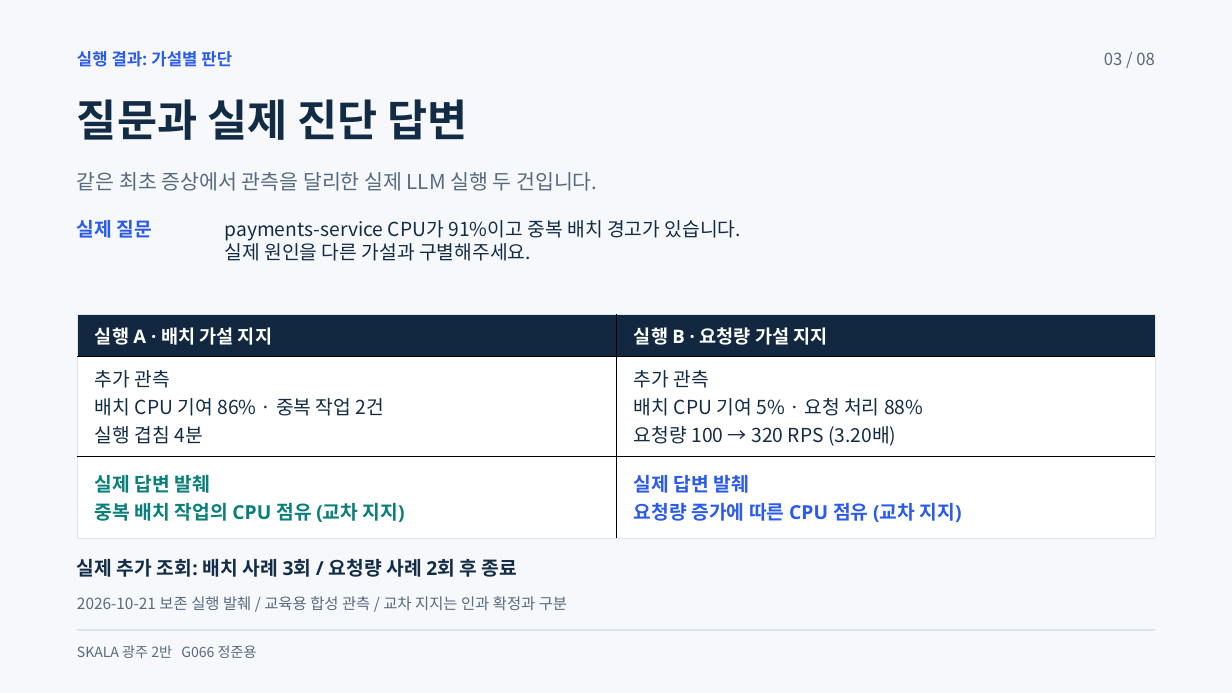
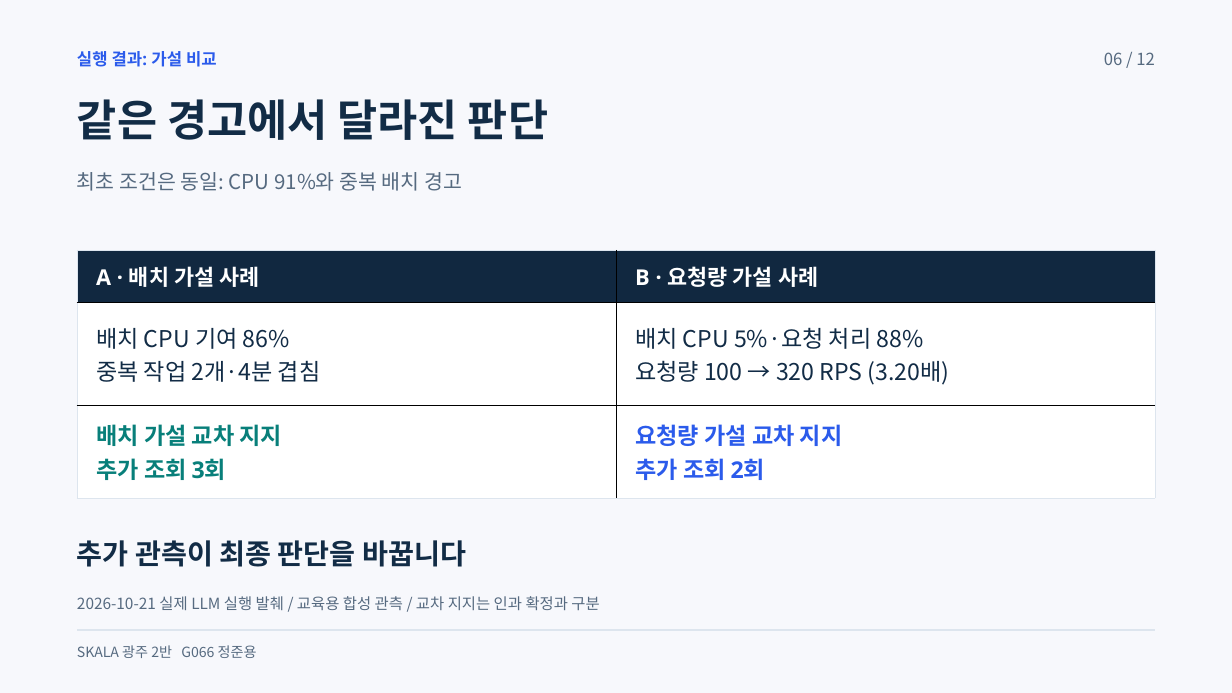
Before and after one commit to beshurl/skala-ai-mini-project, a slide deck: slide 6 of doc/presentation/운영진단_에이전트_5분발표.pptx (slide 3 before the commit). Drawn at 1232x693 pixels with LibreOffice and Linux fonts; fonts in the diff are those of the drawing. Boxes give left, top, right and bottom in pixels: in the first picture for what was removed or moved away, otherwise in the second. Text is boxed around its words. In the diff, an @@ line names an element or a change of style, - is before the commit and + after.

```diff
--- a/doc/presentation/운영진단_에이전트_5분발표.pptx
+++ b/doc/presentation/운영진단_에이전트_5분발표.pptx
@@ text at <box>77,51,217,67</box>: text changed @@
-실행 결과: 가설별 판단
+실행 결과: 가설 비교
@@ text at <box>1104,52,1155,65</box>: text changed @@
-03 / 08
+06 / 12
@@ text at <box>77,99,548,140</box>: text changed @@
-질문과 실제 진단 답변
+같은 경고에서 달라진 판단
@@ text at <box>77,172,462,191</box>: text changed @@
-같은 최초 증상에서 관측을 달리한 실제 LLM 실행 두 건입니다.
+최초 조건은 동일: CPU 91%와 중복 배치 경고
@@ text removed at <box>77,220,152,238</box> @@
-실제 질문
@@ table at <box>77,250,1155,492</box> @@
-row 1, column 1: 실행 A · 배치 가설 지지
+row 1, column 1: A · 배치 가설 사례
-row 1, column 2: 실행 B · 요청량 가설 지지
+row 1, column 2: B · 요청량 가설 사례
-row 2, column 1: 추가 관측 / 배치 CPU 기여 86% · 중복 작업 2건 / 실행 겹침 4분
+row 2, column 1: 배치 CPU 기여 86% / 중복 작업 2개·4분 겹침
-row 2, column 2: 추가 관측 / 배치 CPU 기여 5% · 요청 처리 88% / 요청량 100 → 320 RPS (3.20배)
+row 2, column 2: 배치 CPU 5%·요청 처리 88% / 요청량 100 → 320 RPS (3.20배)
-row 3, column 1: 실제 답변 발췌 / 중복 배치 작업의 CPU 점유 (교차 지지)
+row 3, column 1: 배치 가설 교차 지지 / 추가 조회 3회
-row 3, column 2: 실제 답변 발췌 / 요청량 증가에 따른 CPU 점유 (교차 지지)
+row 3, column 2: 요청량 가설 교차 지지 / 추가 조회 2회
@@ table: place and size @@
-table at <box>77,314,1155,535</box>
+table at <box>77,250,1155,492</box>
@@ text at <box>77,540,466,567</box>: text changed; size 22.5 to 33 pt; font Noto Sans CJK KR to Noto Sans; bold on @@
-payments-service CPU가 91%이고 중복 배치 경고가 있습니다.
-실제 원인을 다른 가설과 구별해주세요.
+추가 관측이 최종 판단을 바꿉니다
@@ text removed at <box>77,559,517,577</box> @@
-실제 추가 조회: 배치 사례 3회 / 요청량 사례 2회 후 종료
@@ text at <box>77,596,599,610</box>: text changed @@
-2026-10-21 보존 실행 발췌 / 교육용 합성 관측 / 교차 지지는 인과 확정과 구분
+2026-10-21 실제 LLM 실행 발췌 / 교육용 합성 관측 / 교차 지지는 인과 확정과 구분
```
Also in this commit, not shown: 6 other slides changed, 4 slides added, 7 other files.
